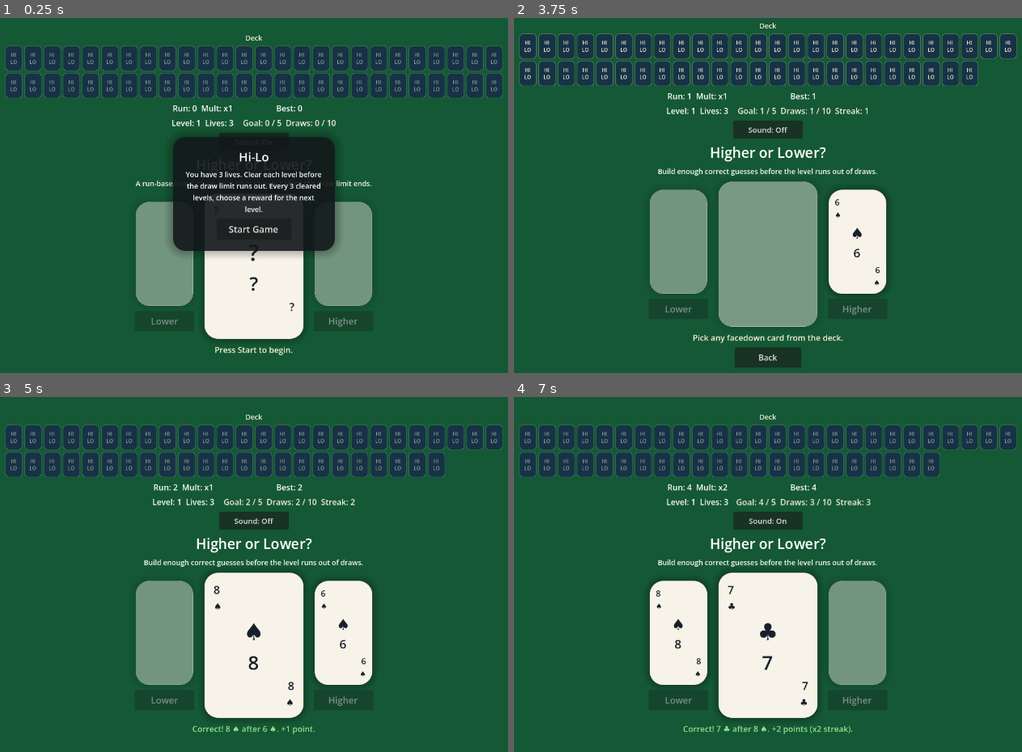
Above: before the commit, frames 1-4 (two rows, left to right).
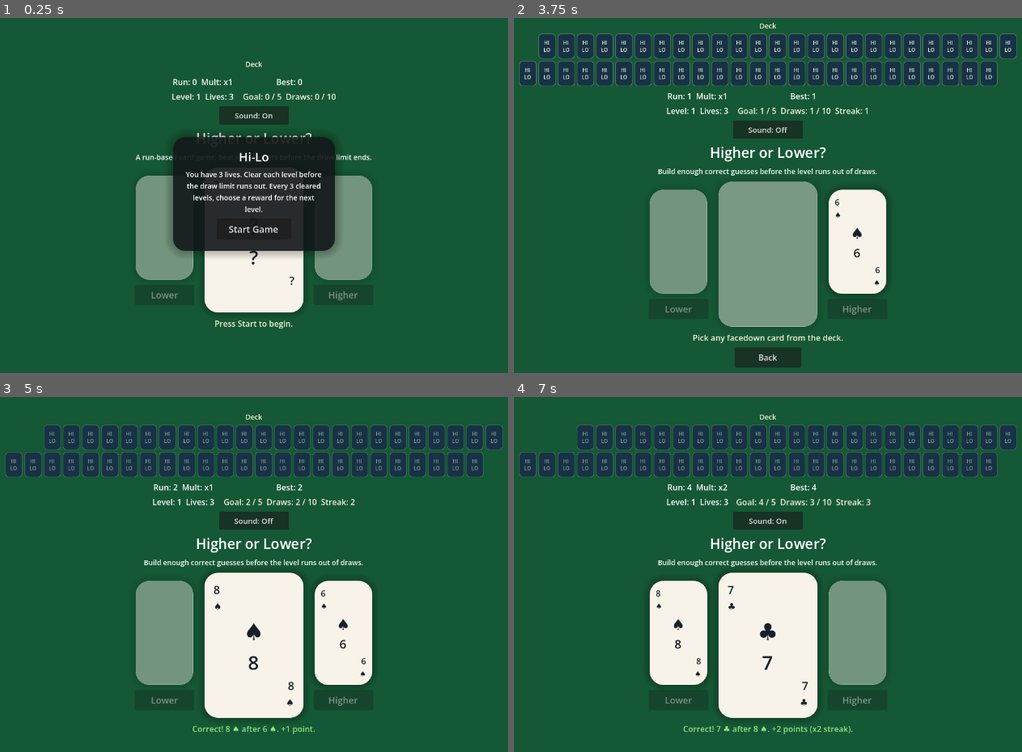
Above: after the commit, the same moments.

Repository: Vasile70Tanasa/hi-lo-godot
Game: Godot game, scene res://scenes/main.tscn
Same seed, same stepped clock (60 frames per second), same inputs: the game is played once before the commit and once after it.
Inputs:
- Up to frame 1 (0.25 s): no input
- Up to frame 2 (3.75 s): click "Start Game" at 0.5 s; click "Lower" at 1.25 s; click "HI LO" at 2 s; click "Sound: On" at 2.75 s; click "Higher" at 3.5 s
- Up to frame 3 (5 s): click "HI LO" at 4.25 s
- Up to frame 4 (7 s): click "Sound: Off" at 5 s; click "Lower" at 5.75 s; click "HI LO" at 6.5 s

The runs differ from the first frame. In frame 1, 17% of the frame differs, in the area x 1-99%, y 4-95%; in frame 2, 0.5%; in frame 3, 0.9%; in frame 4, 1.3%.

Commit message:
Make deck persistence visible across the run

Diff:
--- a/scripts/main.gd
+++ b/scripts/main.gd
@@ -35,6 +35,7 @@
 var success_sfx_player: AudioStreamPlayer
 var fail_sfx_player: AudioStreamPlayer
 var effects_layer: Control
+var deck_visual_slots: Array[bool] = []
 var rng: RandomNumberGenerator = RandomNumberGenerator.new()
 
 @onready var background: ColorRect = %Background
@@ -111,6 +112,10 @@
 func start_game() -> void:
 	deck_reveal_generation += 1
 	game_state = GameState.new()
+	deck = null
+	current_card = {}
+	awaiting_tie_bet = false
+	pending_tie_bet = false
 	start_overlay.visible = false
 	level_overlay.visible = false
 	play_again_button.visible = false
@@ -121,25 +126,27 @@
 	_start_level("Run started. %s" % _current_level_brief())
 
 func _start_level(message: String) -> void:
-	deck = Deck.new()
 	round_active = true
 	input_locked = false
 	awaiting_deck_pick = false
 	awaiting_tie_bet = false
+	pending_tie_bet = false
 	pending_guess_higher = false
 	remaining_deck_revealed = false
 	remaining_deck_reveal_in_progress = false
 	level_overlay.visible = false
 	pending_level_intro_message = ""
 	_reset_level_overlay_state()
-	current_card = deck.draw()
+	var level_message: String = message
+	if _prepare_level_deck_state():
+		level_message += " Fresh deck shuffled."
 	play_again_button.visible = false
 	back_button.visible = false
 	card_panel.visible = true
 	_apply_card_visual(current_card)
 	_play_card_sound()
 	_update_status_labels()
-	_set_result_text(message, RESULT_NEUTRAL)
+	_set_result_text(level_message, RESULT_NEUTRAL)
 	_reset_choice_slots()
 	_set_guess_buttons_enabled(true)
 
@@ -157,6 +164,7 @@
 	_reset_level_overlay_state()
 	game_state = null
 	current_card = {}
+	deck_visual_slots.clear()
 	card_panel.scale = Vector2.ONE
 	card_panel.visible = true
 	_apply_card_back()
@@ -224,6 +232,77 @@
 		brief += " Modifier: %s." % modifier_label
 	return brief
 
+func _prepare_level_deck_state() -> bool:
+	if current_card.is_empty():
+		_start_new_deck_cycle()
+		return true
+	if deck == null or deck.is_empty():
+		_reshuffle_deck_around_current_card()
+		return true
+	return false
+
+func _ensure_deck_for_pick() -> bool:
+	if current_card.is_empty():
+		_start_new_deck_cycle()
+		return true
+	if deck == null or deck.is_empty():
+		_reshuffle_deck_around_current_card()
+		return true
+	return false
+
+func _start_new_deck_cycle() -> void:
+	deck = Deck.new()
+	current_card = deck.draw()
+	_reset_deck_visual_slots()
+
+func _reshuffle_deck_around_current_card() -> void:
+	deck = Deck.new()
+	_remove_card_from_deck(current_card)
+	_reset_deck_visual_slots()
+
+func _remove_card_from_deck(card: Dictionary) -> void:
+	if deck == null or card.is_empty():
+		return
+	var target_rank: int = int(card.get("rank", 0))
+	var target_suit: String = String(card.get("suit", ""))
+	for index in range(deck.cards.size()):
+		var candidate: Dictionary = deck.cards[index]
+		if int(candidate.get("rank", 0)) == target_rank and String(candidate.get("suit", "")) == target_suit:
+			deck.cards.remove_at(index)
+			return
+
+func _reset_deck_visual_slots() -> void:
+	deck_visual_slots.clear()
+	if deck == null:
+		return
+	for _slot in range(deck.cards_left()):
+		deck_visual_slots.append(true)
+
+func _consume_deck_visual_slot(slot_index: int) -> void:
+	if slot_index < 0 or slot_index >= deck_visual_slots.size():
+		return
+	deck_visual_slots[slot_index] = false
+
+func _consume_next_visual_slot() -> void:
+	for index in range(deck_visual_slots.size() - 1, -1, -1):
+		if deck_visual_slots[index]:
+			deck_visual_slots[index] = false
+			return
+
+func _draw_new_current_card() -> bool:
+	if deck == null or deck.is_empty():
+		_start_new_deck_cycle()
+		return true
+	current_card = deck.draw()
+	_consume_next_visual_slot()
+	return false
+
+func _reshuffle_after_reveal_if_needed() -> bool:
+	if current_card.is_empty() or deck == null or !deck.is_empty():
+		return false
+	_reshuffle_deck_around_current_card()
+	return true
+
 func _set_bonus_banner_state(bonus_draws: int) -> void:
 	var has_bonus: bool = bonus_draws > 0
 	bonus_banner.visible = has_bonus
@@ -345,18 +424,30 @@
 		deck_grid.remove_child(child)
 		child.queue_free()
 
-	var cards_left: int = _get_cards_left_for_display()
+	var slot_count: int = deck_visual_slots.size()
+	if slot_count == 0 and deck != null and deck.cards_left() > 0 and !current_card.is_empty():
+		_reset_deck_visual_slots()
+		slot_count = deck_visual_slots.size()
 	var reveal_remaining_cards: bool = _should_show_remaining_deck_fronts()
-	for index in range(cards_left):
+	var remaining_card_index: int = 0
+	for index in range(slot_count):
+		if !deck_visual_slots[index]:
+			var empty_slot: Control = Control.new()
+			empty_slot.custom_minimum_size = Vector2(34, 50)
+			empty_slot.mouse_filter = Control.MOUSE_FILTER_IGNORE
+			deck_grid.add_child(empty_slot)
+			continue
+
 		var deck_button: Button = Button.new()
 		deck_button.custom_minimum_size = Vector2(34, 50)
 		deck_button.focus_mode = Control.FOCUS_NONE
-		if reveal_remaining_cards and deck != null and index < deck.cards.size():
-			var remaining_card: Dictionary = deck.cards[index]
+		if reveal_remaining_cards and deck != null and remaining_card_index < deck.cards.size():
+			var remaining_card: Dictionary = deck.cards[remaining_card_index]
+			remaining_card_index += 1
 			_apply_deck_card_front(deck_button, remaining_card)
 		else:
 			_apply_deck_card_back(deck_button)
-			deck_button.pressed.connect(_on_deck_card_pressed)
+			deck_button.pressed.connect(_on_deck_card_pressed.bind(index))
 		deck_grid.add_child(deck_button)
 
 func _make_deck_card_style(fill_color: Color, border_color: Color) -> StyleBoxFlat:
@@ -689,6 +780,9 @@
 func guess(player_said_higher: bool) -> void:
 	if not round_active or input_locked or awaiting_deck_pick:
 		return
+	var reshuffled: bool = _ensure_deck_for_pick()
+	if reshuffled:
+		_update_status_labels()
 	if awaiting_tie_bet:
 		awaiting_tie_bet = false
 		pending_tie_bet = true
@@ -696,18 +790,15 @@
 		_set_guess_buttons_enabled(false)
 		_show_choice_preview(player_said_higher, current_card)
 		_apply_empty_center_slot()
-		_set_result_text("Pick a card from the deck.", RESULT_NEUTRAL)
+		_set_result_text("Fresh deck shuffled. Pick a card from the deck." if reshuffled else "Pick a card from the deck.", RESULT_NEUTRAL)
 		_set_deck_pick_enabled(true)
-		return
-	if deck.is_empty():
-		_finish_run("The deck ran out unexpectedly. Final run: %d" % _get_run_score(), false)
 		return
 
 	pending_guess_higher = player_said_higher
 	_set_guess_buttons_enabled(false)
 	_show_choice_preview(player_said_higher, current_card)
 	_apply_empty_center_slot()
-	_set_result_text("Pick any facedown card from the deck.", RESULT_NEUTRAL)
+	_set_result_text("Fresh deck shuffled. Pick any facedown card from the deck." if reshuffled else "Pick any facedown card from the deck.", RESULT_NEUTRAL)
 	_set_deck_pick_enabled(true)
 
 func _on_back_pressed() -> void:
@@ -720,15 +811,15 @@
 	_set_result_text("Choice canceled. Pick Higher or Lower.", RESULT_NEUTRAL)
 	_set_guess_buttons_enabled(true)
 
-func _on_deck_card_pressed() -> void:
+func _on_deck_card_pressed(slot_index: int) -> void:
 	if not round_active or input_locked or !awaiting_deck_pick:
 		return
-	if deck.is_empty():
-		_finish_run("The deck ran out unexpectedly. Final run: %d" % _get_run_score(), false)
-		return
+	if _ensure_deck_for_pick():
+		_update_status_labels()
 
 	input_locked = true
 	_set_deck_pick_enabled(false)
+	_consume_deck_visual_slot(slot_index)
 	var previous_card: Dictionary = current_card
 	var previous_value: int = Deck.card_value(previous_card)
 	var next_card: Dictionary = deck.draw()
@@ -736,6 +827,7 @@
 	card_panel.visible = true
 	await _animate_card_reveal(next_card)
 	current_card = next_card
+	var reshuffled_after_reveal: bool = _reshuffle_after_reveal_if_needed()
 	_update_status_labels()
 	var comparison_text: String = "%s after %s." % [Deck.card_text(next_card), Deck.card_text(previous_card)]
 
@@ -778,7 +870,10 @@
 				reward_text += " +1 %s" % modifier_name
 		if not modifier_effect_text.is_empty() and modifier_blocked:
 			reward_text += " (%s)" % modifier_effect_text
-		_set_result_text("Correct! %s %s." % [comparison_text, reward_text], RESULT_SUCCESS)
+		var success_text: String = "Correct! %s %s." % [comparison_text, reward_text]
+		if reshuffled_after_reveal:
+			success_text += " Fresh deck shuffled."
+		_set_result_text(success_text, RESULT_SUCCESS)
 		_animate_streak()
 		_emit_streak_particles()
 		if await _handle_level_outcome(correct_outcome):
@@ -790,7 +885,10 @@
 	else:
 		var wrong_outcome: Dictionary = game_state.resolve_wrong_guess()
 		_update_status_labels()
-		_set_result_text("Wrong! %s" % comparison_text, RESULT_FAIL)
+		var fail_text: String = "Wrong! %s" % comparison_text
+		if reshuffled_after_reveal:
+			fail_text += " Fresh deck shuffled."
+		_set_result_text(fail_text, RESULT_FAIL)
 		if await _handle_level_outcome(wrong_outcome):
 			return
 		await get_tree().create_timer(0.55).timeout
@@ -820,13 +918,16 @@
 	if await _handle_level_outcome(tie_outcome):
 		return
 
-	if deck.is_empty():
-		_finish_run("The deck ran out. Final run: %d" % _get_run_score(), false)
-		return
+	var reshuffled: bool = _ensure_deck_for_pick()
+	if reshuffled:
+		_update_status_labels()
 
 	# Dramatic equal bet
 	_play_fail_sound()
-	_set_result_text("TIE! Both cards are %s. Bet: will the next card be Higher or Lower?" % Deck.card_text(tie_card), RESULT_WIN)
+	var tie_message: String = "TIE! Both cards are %s. Bet: will the next card be Higher or Lower?" % Deck.card_text(tie_card)
+	if reshuffled:
+		tie_message += " Fresh deck shuffled."
+	_set_result_text(tie_message, RESULT_WIN)
 	await get_tree().create_timer(0.4).timeout
 	input_locked = false
 	_set_guess_buttons_enabled(true)
@@ -867,18 +968,12 @@
 	_set_guess_buttons_enabled(true)
 
 func _deal_new_card_after_tie() -> void:
-	if deck.is_empty():
-		_finish_run("The deck ran out. Final run: %d" % _get_run_score(), false)
-		return
-	var new_card: Dictionary = deck.draw()
+	var reshuffled: bool = _draw_new_current_card()
 	card_panel.visible = true
-	await _animate_card_reveal(new_card)
-	current_card = new_card
+	await _animate_card_reveal(current_card)
+	reshuffled = _reshuffle_after_reveal_if_needed() or reshuffled
 	_update_status_labels()
-	_set_result_text("New card dealt. Pick Higher or Lower.", RESULT_NEUTRAL)
-	if deck.is_empty():
-		_finish_run("The deck ran out. Final run: %d" % _get_run_score(), false)
-		return
+	_set_result_text("New card dealt. Pick Higher or Lower.%s" % (" Fresh deck shuffled." if reshuffled else ""), RESULT_NEUTRAL)
 	_reset_choice_slots()
 	input_locked = false
 	_set_guess_buttons_enabled(true)
